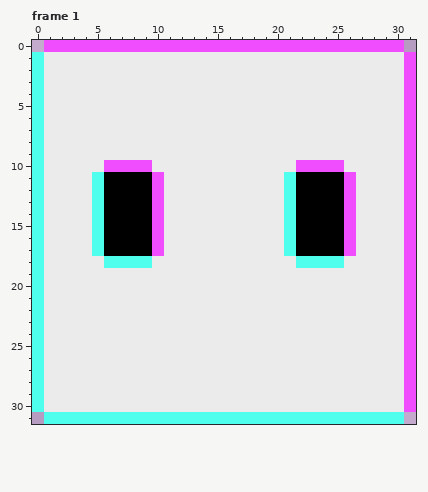
Two versions of one pixel-art file, My project/Assets/sprites/cube08.aseprite. The first picture shows the starting point.
32x32 pixels, 1 frame. Shown: frame 1. The commit also changed other frames, which this record leaves out.
New version:
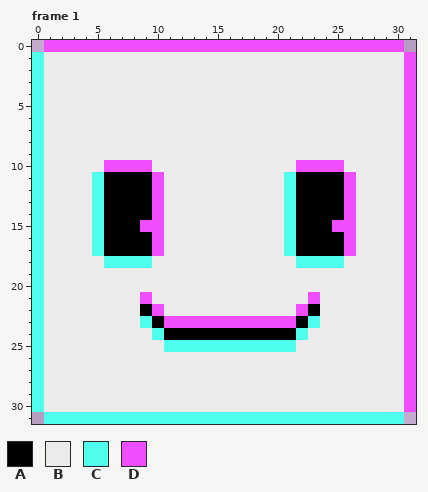
Palette (. is transparent): A #000000  B #ebebeb  C #4dffec  D #f04dff
Author's note on the commit: add cube gradeUp Func
From old to new:
Changed rows in their new state; - is an unchanged pixel.
Frame 1:
first column x 9:
15 D---------------D
first column x 9:
21 D-------------D
22 AD-----------DA
23 CADDDDDDDDDDDAC
24 -CAAAAAAAAAAAC-
25 --CCCCCCCCCCC--
Where, in picture pixels (left, top, right, bottom), the same in both pictures:
changed: (140, 220, 152, 232)
changed: (332, 220, 344, 232)
changed: (140, 292, 320, 352)
